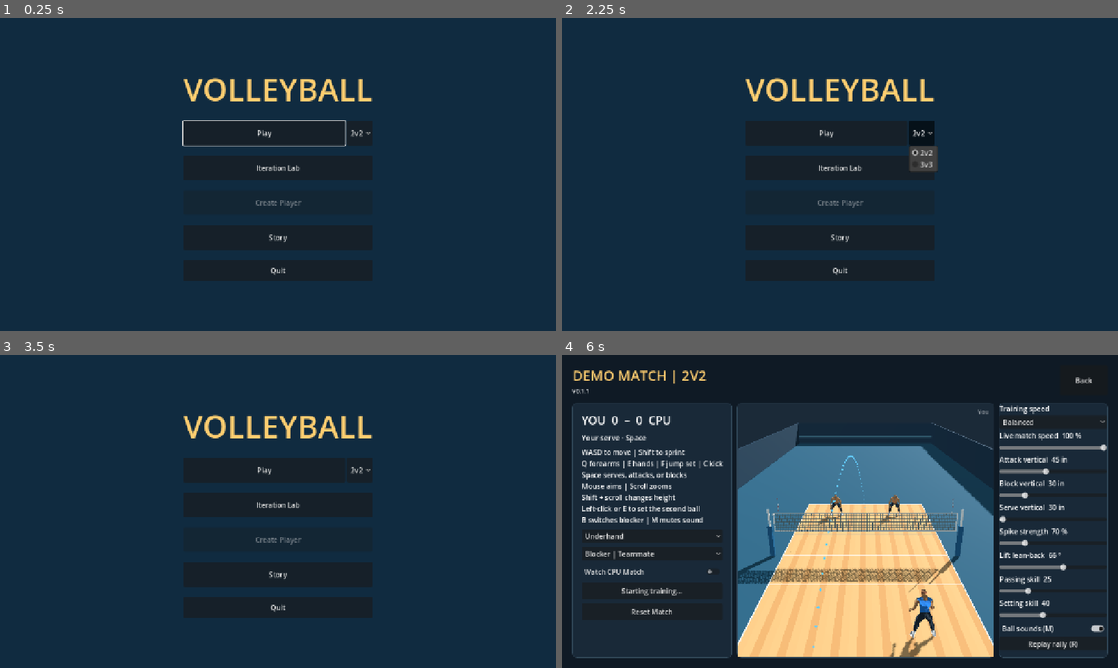
Above: before the commit, frames 1-4 (two rows, left to right).
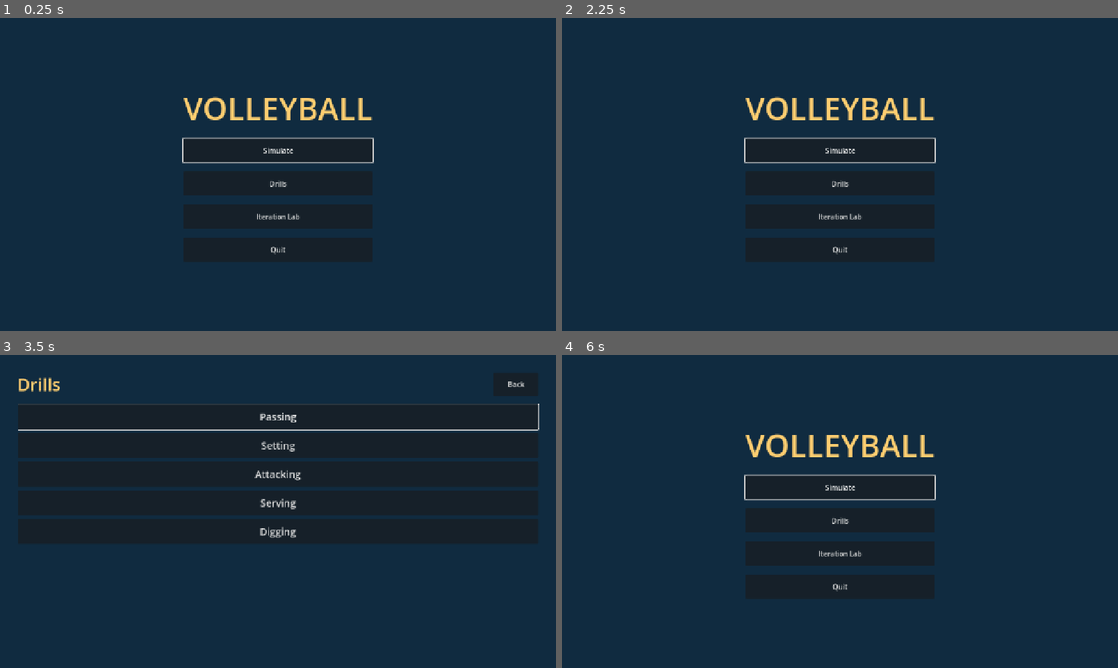
Above: after the commit, the same moments.

Repository: foreandr/volleyball
Game: Godot game, scene res://scenes/main.tscn
Same seed, same stepped clock (60 frames per second), same inputs: the game is played once before the commit and once after it. Sound files missing from this copy of the repository are replaced by a short silence.
Inputs (mouse positions are in pixels of both pictures, inside the frame that each line leads up to):
- Up to frame 1 (0.25 s): no input
- Up to frame 2 (2.25 s): click (840, 149) at 0.5 s, where only the run after the commit has a clickable "Simulate"; click (1084, 43) at 1.25 s, where only the run after the commit has a clickable "Back"; click (923, 133) at 2 s, where only the run before the commit has a clickable "2v2"
- Up to frame 3 (3.5 s): click (278, 520) at 2.75 s, where only the run after the commit has a clickable "Drills"
- Up to frame 4 (6 s): click (1079, 383) at 3.5 s, where only the run after the commit has a clickable "Back"; click "Iteration Lab" at 4.25 s; click "Back" at 5 s; click (828, 470) at 5.75 s, where only the run before the commit has a clickable "Play"

The runs differ from the first frame. In frame 1, 3.3% of the frame differs, in the area x 32-68%, y 19-83%; in frame 2, 3.7%; in frame 3, 3.0%; in frame 4, 66%, in the area x 0-100%, y 0-100%.

Commit message:
Make Simulate CPU-only and add a drill category menu

Diff:
--- /dev/null
+++ b/scenes/drills.tscn
@@ -0,0 +1,12 @@
+[gd_scene load_steps=2 format=3]
+
+[ext_resource type="Script" path="res://scripts/drills_menu.gd" id="1"]
+
+[node name="Drills" type="Control"]
+layout_mode = 3
+anchors_preset = 15
+anchor_right = 1.0
+anchor_bottom = 1.0
+grow_horizontal = 2
+grow_vertical = 2
+script = ExtResource("1")
--- /dev/null
+++ b/scripts/drills_menu.gd
@@ -0,0 +1,105 @@
+extends Control
+
+const CATEGORIES := {
+	"Passing": [],
+	"Setting": [],
+	"Attacking": [],
+	"Serving": [],
+	"Digging": [],
+}
+
+var heading: Label
+var list: VBoxContainer
+var scroll: ScrollContainer
+var back: Button
+var category := ""
+
+func _ready() -> void:
+	var background := ColorRect.new()
+	background.color = Color("102b40")
+	background.set_anchors_and_offsets_preset(Control.PRESET_FULL_RECT)
+	add_child(background)
+
+	var margin := MarginContainer.new()
+	margin.set_anchors_and_offsets_preset(Control.PRESET_FULL_RECT)
+	for side in ["left","right","top","bottom"]:
+		margin.add_theme_constant_override("margin_"+side,40)
+	add_child(margin)
+	var column := VBoxContainer.new()
+	column.add_theme_constant_override("separation",18)
+	margin.add_child(column)
+	var header := HBoxContainer.new()
+	column.add_child(header)
+	heading = Label.new()
+	heading.size_flags_horizontal = Control.SIZE_EXPAND_FILL
+	heading.add_theme_font_size_override("font_size",40)
+	heading.add_theme_color_override("font_color",Color("ffce70"))
+	header.add_child(heading)
+	back = Button.new()
+	back.name = "Back"
+	back.text = "Back"
+	back.custom_minimum_size = Vector2(104,48)
+	back.pressed.connect(go_back)
+	header.add_child(back)
+	scroll = ScrollContainer.new()
+	scroll.size_flags_vertical = Control.SIZE_EXPAND_FILL
+	scroll.horizontal_scroll_mode = ScrollContainer.SCROLL_MODE_DISABLED
+	column.add_child(scroll)
+	list = VBoxContainer.new()
+	list.size_flags_horizontal = Control.SIZE_EXPAND_FILL
+	list.add_theme_constant_override("separation",8)
+	scroll.add_child(list)
+	show_categories()
+
+func clear_list() -> void:
+	for entry in list.get_children():
+		list.remove_child(entry)
+		entry.queue_free()
+	scroll.scroll_vertical = 0
+
+func show_categories() -> void:
+	var previous := category
+	category = ""
+	heading.text = "Drills"
+	clear_list()
+	for name_ in CATEGORIES:
+		var item := add_item(name_,show_category.bind(name_))
+		if name_ == previous or (previous.is_empty() and list.get_child_count() == 1):
+			item.grab_focus()
+
+func show_category(name_: String) -> void:
+	category = name_
+	heading.text = name_+" Drills"
+	clear_list()
+	var drills: Array = CATEGORIES[name_]
+	if drills.is_empty():
+		var empty := Label.new()
+		empty.text = "No drills yet"
+		empty.add_theme_font_size_override("font_size",20)
+		list.add_child(empty)
+		back.grab_focus()
+		return
+	for drill in drills:
+		var scene_path: String = drill.scene
+		add_item(drill.title,func(): get_tree().change_scene_to_file(scene_path))
+	list.get_child(0).grab_focus()
+
+func add_item(title: String, action: Callable) -> Button:
+	var item := Button.new()
+	item.text = title
+	item.custom_minimum_size.y = 58
+	item.add_theme_font_size_override("font_size",23)
+	item.pressed.connect(action)
+	list.add_child(item)
+	return item
+
+func go_back() -> void:
+	if category.is_empty():
+		get_tree().change_scene_to_file("res://scenes/main.tscn")
+	else:
+		show_categories()
+
+func _unhandled_input(event: InputEvent) -> void:
+	if event.is_action_pressed("ui_cancel"):
+		go_back()
+		get_viewport().set_input_as_handled()
--- a/scripts/main.gd
+++ b/scripts/main.gd
@@ -1,70 +1,48 @@
 extends Control
 
 func _ready() -> void:
+	StorySession.ensure_background_training()
 	if not StorySession.demo_launch_consumed and "--demo-match" in OS.get_cmdline_user_args():
 		StorySession.demo_launch_consumed = true
-		StorySession.home_match_size = 2
-		StorySession.home_match_spectator = true
-		get_tree().change_scene_to_file.call_deferred("res://scenes/story_animations.tscn")
+		open_simulation()
 		return
+
 	var background := ColorRect.new()
 	background.color = Color("102b40")
 	background.set_anchors_and_offsets_preset(Control.PRESET_FULL_RECT)
 	add_child(background)
+
 	var center := CenterContainer.new()
 	center.set_anchors_and_offsets_preset(Control.PRESET_FULL_RECT)
 	add_child(center)
 	var column := VBoxContainer.new()
-	column.add_theme_constant_override("separation",24)
+	column.add_theme_constant_override("separation",20)
 	center.add_child(column)
 	var title := Label.new()
 	title.text = "VOLLEYBALL"
 	title.add_theme_font_size_override("font_size",72)
 	title.add_theme_color_override("font_color",Color("ffce70"))
 	column.add_child(title)
-	var play := Button.new()
-	play.name = "Play"
-	play.text = "Play"
-	play.custom_minimum_size.y = 56
-	var match_size := OptionButton.new()
-	match_size.name = "MatchSize"
-	match_size.add_item("2v2",2)
-	match_size.add_item("3v3",3)
-	match_size.select(0)
-	play.pressed.connect(func():
-		StorySession.home_match_size = match_size.get_selected_id()
-		get_tree().change_scene_to_file("res://scenes/story_animations.tscn"))
-	var play_row := HBoxContainer.new()
-	play.size_flags_horizontal = Control.SIZE_EXPAND_FILL
-	play_row.add_child(play)
-	play_row.add_child(match_size)
-	column.add_child(play_row)
-	var lab := Button.new()
-	lab.name = "IterationLab"
-	lab.text = "Iteration Lab"
-	lab.custom_minimum_size.y = 56
-	lab.pressed.connect(func(): get_tree().change_scene_to_file("res://scenes/iteration_lab.tscn"))
-	column.add_child(lab)
-	var create := Button.new()
-	create.name = "Create"
-	create.text = "Create Player"
-	create.disabled = true
-	create.custom_minimum_size.y = 56
-	create.pressed.connect(func(): StorySession.cancel_creation(); get_tree().change_scene_to_file("res://scenes/create.tscn"))
-	column.add_child(create)
-	var story := Button.new()
-	story.name = "Story"
-	story.text = "Story"
-	story.custom_minimum_size.y = 56
-	story.pressed.connect(func(): get_tree().change_scene_to_file("res://scenes/story.tscn"))
-	column.add_child(story)
-	play.grab_focus()
-	var quit := Button.new()
-	quit.text = "Quit"
-	quit.custom_minimum_size.y = 48
-	quit.pressed.connect(func(): get_tree().quit())
-	column.add_child(quit)
+
+	var simulate := add_menu_button(column,"Simulate","Simulate",open_simulation)
+	add_menu_button(column,"Drills","Drills",func(): get_tree().change_scene_to_file("res://scenes/drills.tscn"))
+	add_menu_button(column,"IterationLab","Iteration Lab",func(): get_tree().change_scene_to_file("res://scenes/iteration_lab.tscn"))
+	add_menu_button(column,"Quit","Quit",func(): get_tree().quit())
+	simulate.grab_focus()
+
+func add_menu_button(parent: VBoxContainer, id: String, title: String, action: Callable) -> Button:
+	var item := Button.new()
+	item.name = id
+	item.text = title
+	item.custom_minimum_size.y = 56
+	item.pressed.connect(action)
+	parent.add_child(item)
+	return item
+
+func open_simulation() -> void:
+	StorySession.open_home_simulation = true
+	get_tree().change_scene_to_file.call_deferred("res://scenes/story_animations.tscn")
 
 func _unhandled_input(event: InputEvent) -> void:
-	if event is InputEventKey and event.pressed and event.keycode == KEY_ESCAPE:
+	if event.is_action_pressed("ui_cancel"):
 		get_tree().quit()
--- a/scripts/story_animations.gd
+++ b/scripts/story_animations.gd
@@ -26,9 +26,6 @@
 var blocking_practice: Node3D
 var defense_active := false
 var demo_match: Node3D
-var match_training: Button
-var match_training_poll := 0.0
-var match_block_choice: OptionButton
 var blocking_frame: Node3D
 var underhand_serve: Node3D
 var serve_opponents: Node3D
@@ -75,7 +72,6 @@
 var reception_review: VBoxContainer
 var setting_drill: Node3D
 var attack_position_panel: PanelContainer
-var match_sound: CheckButton
 var match_replay_panel: VBoxContainer
 var match_replay_seek: HSlider
 var match_replay_button: Button
@@ -114,13 +110,10 @@
 	preview_camera.fov = 42.0
 	preview_camera.far = 150.0
 	if not StorySession.lab_replay_path.is_empty(): call_deferred("open_lab_replay")
-	if StorySession.home_match_size > 0:
-		var size := StorySession.home_match_size
-		var cpu_only := StorySession.home_match_spectator
-		StorySession.home_match_size = 0
-		StorySession.home_match_spectator = false
+	if StorySession.open_home_simulation:
+		StorySession.open_home_simulation = false
 		match_from_home = true
-		start_demo_match.call_deferred(size,true,cpu_only)
+		start_demo_match.call_deferred()
 	if not StorySession.animation_return.is_empty():
 		var destination: Dictionary = StorySession.animation_return.duplicate()
 		StorySession.animation_return.clear()
@@ -255,7 +248,7 @@
 	content.add_child(match_button)
 	content.add_child(button("Iteration Lab",func(): get_tree().change_scene_to_file("res://scenes/iteration_lab.tscn")))
 
-func start_demo_match(team_size := 2, learn_from_demo := true, cpu_only := false, mirror_blue_right := true) -> void:
+func start_demo_match(team_size := 2, learn_from_demo := true, _cpu_only := true, mirror_blue_right := true) -> void:
 	stop_blocking_practice()
 	stop_serving_session()
 	stop_setting_drill()
@@ -266,52 +259,25 @@
 	right_panel.hide()
 	angle_control.hide()
 	clear_content()
-	set_title("DEMO MATCH | %dV%d" % [team_size,team_size])
+	set_title("SIMULATE")
 	selected_category = "Demo Match"
 	var board := label("",26)
 	content.add_child(board)
 	var status := label("",17)
 	status.autowrap_mode = TextServer.AUTOWRAP_WORD_SMART
 	content.add_child(status)
-	content.add_child(label("WASD to move | Shift to sprint\nQ forearms | E hands | F jump set | C kick\nSpace serves, attacks, or blocks\nMouse aims | Scroll zooms\nShift + scroll changes height\nLeft-click or E to set the second ball\nB switches blocker | M mutes sound",16))
-	var styles := OptionButton.new()
-	for title in ["Underhand","Standing float","Jump float","Spin serve"]: styles.add_item(title)
-	styles.focus_mode = Control.FOCUS_NONE
-	content.add_child(styles)
-	match_block_choice = OptionButton.new()
-	match_block_choice.add_item("Blocker | Teammate")
-	match_block_choice.add_item("Blocker | You")
-	match_block_choice.focus_mode = Control.FOCUS_NONE
-	content.add_child(match_block_choice)
-	match_block_choice.item_selected.connect(func(index: int): demo_match.set_player_blocks(index == 1))
-	var watch := CheckButton.new()
-	watch.name = "WatchCPUMatch"
-	watch.text = "Watch CPU Match"
-	watch.focus_mode = Control.FOCUS_NONE
-	content.add_child(watch)
-	watch.toggled.connect(func(enabled: bool):
-		demo_match.set_spectator(enabled)
-		preview.grab_focus())
-	match_training = button("Start background training",toggle_match_training)
-	match_training.name = "MatchTraining"
-	match_training.focus_mode = Control.FOCUS_NONE
-	content.add_child(match_training)
-	if learn_from_demo and DisplayServer.get_name() != "headless" and not StorySession.iteration_run.status().running:
-		StorySession.iteration_run.start(0)
-	refresh_match_training()
-	content.add_child(button("Reset Match",func():
-		demo_match.reset_match()
-		preview.grab_focus()))
+	if learn_from_demo:
+		StorySession.ensure_background_training()
 	demo_match = preload("res://scripts/volleyball_match.gd").new()
+	demo_match.spectator = true
 	if learn_from_demo:
 		demo_match.win_score = 21
 		demo_match.auto_rematch = true
 	preview_player.get_parent().add_child(demo_match)
 	demo_match.configure(preview_player,board,status,build_label,team_size,learn_from_demo,mirror_blue_right)
 	demo_match.review_flagged.connect(show_marker_popup)
-	if cpu_only: watch.button_pressed = true
+	demo_match.set_ball_sound(false)
 	show_match_tuning()
-	styles.item_selected.connect(func(index: int): demo_match.set_serve_style(index))
 	player_controls.locomotion = ""
 	player_controls.setter_travel = Vector3.ZERO
 	player_controls.indicator.text = "You"
@@ -319,27 +285,6 @@
 	setting_camera_focus = Vector3(0.0,1.55,3.9)
 	preview_camera.look_at(setting_camera_focus)
 	preview.grab_focus()
-
-func toggle_match_training() -> void:
-	var run := StorySession.iteration_run
-	var state := run.status()
-	var changed := run.stop() if state.running else run.start(0)
-	if changed: refresh_match_training()
-	else: match_training.text = "Could not stop training" if state.running else "Could not start training"
-	preview.grab_focus()
-
-func refresh_match_training() -> void:
-	match_training_poll = 0.8
-	var state := StorySession.iteration_run.status()
-	match_training.disabled = state.state == "stopping"
-	if state.state == "stopping":
-		match_training.text = "Stopping training…"
-	elif state.state == "starting":
-		match_training.text = "Starting training…"
-	elif state.running:
-		match_training.text = "Stop training  ·  %d saved" % int(state.get("saved_matches",0))
-	else:
-		match_training.text = "Start background training"
 
 func show_match_tuning() -> void:
 	attack_position_panel = panel()
@@ -360,21 +305,14 @@
 		func(value: float): demo_match.block_vertical = value)
 	add_attack_tuning_slider(tuning,"Serve vertical","MatchServeVertical","in",30,65,1,demo_match.serve_vertical,demo_match.set_serve_vertical)
 	add_attack_tuning_slider(tuning,"Spike strength","MatchSpikeStrength","%",40,175,5,demo_match.spike_strength*100.0,demo_match.set_spike_strength)
-	add_attack_tuning_slider(tuning,"Lift lean-back","MatchAttackLiftLean","°",0,110,1,demo_match.attack_lift_lean,demo_match.set_attack_lift_lean)
 	add_attack_tuning_slider(tuning,"Passing skill","MatchPassingSkill","",0,100,1,demo_match.passing_skill,
 		func(value: float): demo_match.passing_skill = value)
 	add_attack_tuning_slider(tuning,"Setting skill","MatchSettingSkill","",0,100,1,demo_match.setting_skill,
 		func(value: float): demo_match.setting_skill = value)
-	match_sound = CheckButton.new()
-	match_sound.text = "Ball sounds (M)"
-	match_sound.focus_mode = Control.FOCUS_NONE
-	match_sound.button_pressed = StorySession.match_preference("sound",true)
-	StorySession.attack_ball_audio_muted = not match_sound.button_pressed
-	AudioServer.set_bus_mute(AudioServer.get_bus_index("Master"),not match_sound.button_pressed)
-	match_sound.toggled.connect(func(enabled: bool):
-		StorySession.save_match_preference("sound",enabled)
-		demo_match.set_ball_sound(enabled))
-	tuning.add_child(match_sound)
+	tuning.add_child(button("Reset Match",func():
+		demo_match.reset_match()
+		update_match_replay_controls()
+		preview.grab_focus()))
 
 	match_replay_button = Button.new()
 	match_replay_button.text = "Replay rally (R)"
@@ -461,7 +399,6 @@
 	attack_position_panel.hide()
 	attack_position_panel.queue_free()
 	attack_position_panel = null
-	match_sound = null
 
 func select_category(category: String) -> void:
 	category = Catalog.category_name(category)
@@ -1212,9 +1149,6 @@
 	pass_timing_cue.hide()
 	if is_instance_valid(demo_match):
 		demo_match.tick_match(delta,player_controls)
-		if is_instance_valid(match_training):
-			match_training_poll -= delta
-			if match_training_poll <= 0.0: refresh_match_training()
 		if demo_match.replay.active:
 			move_match_replay_camera(delta)
 			update_match_replay_controls()
@@ -1633,21 +1567,12 @@
 
 func handle_preview_input(event: InputEvent) -> void:
 	if is_instance_valid(demo_match):
-		if event is InputEventMouseMotion:
-			if event.button_mask & MOUSE_BUTTON_MASK_MIDDLE:
-				orbit_setting_camera(event.relative)
-			elif not demo_match.replay.active:
-				var hit: Variant = attack_floor_point(event.position)
-				if hit is Vector3: demo_match.set_aim(hit)
-		elif not demo_match.replay.active and event is InputEventMouseButton and event.pressed and event.button_index == MOUSE_BUTTON_LEFT:
-			var hit: Variant = attack_floor_point(event.position)
-			if hit is Vector3: demo_match.set_aim(hit)
-			demo_match.click_set()
+		if event is InputEventMouseMotion and (event.button_mask & MOUSE_BUTTON_MASK_MIDDLE):
+			orbit_setting_camera(event.relative)
 			preview.accept_event()
 		elif event is InputEventMouseButton and event.pressed and event.button_index in [MOUSE_BUTTON_WHEEL_UP,MOUSE_BUTTON_WHEEL_DOWN]:
 			var wheel := (1.0 if event.button_index == MOUSE_BUTTON_WHEEL_UP else -1.0)*maxf(0.1,event.factor)
-			if event.shift_pressed and not demo_match.replay.active: demo_match.change_arc(wheel*0.20)
-			else: zoom_attack_camera(wheel)
+			zoom_attack_camera(wheel)
 			preview.accept_event()
 		return
 	if is_instance_valid(blocking_practice):
@@ -2043,38 +1968,21 @@
 		var previous := selected_category
 		show_categories()
 		if category_buttons.has(previous): category_buttons[previous].grab_focus()
-	else: get_tree().change_scene_to_file("res://scenes/story.tscn")
+	else: get_tree().change_scene_to_file("res://scenes/main.tscn")
 
 func _input(event: InputEvent) -> void:
 	if is_instance_valid(demo_match) and event is InputEventKey:
-		if event.echo: return
-		if event.keycode == KEY_R and event.pressed:
-			toggle_match_replay()
-			get_viewport().set_input_as_handled()
-			return
-		if demo_match.replay.active and event.keycode in [KEY_Q,KEY_E,KEY_I,KEY_F,KEY_C,KEY_B,KEY_SPACE]:
-			if event.keycode == KEY_SPACE and event.pressed: toggle_match_replay_playback()
-			get_viewport().set_input_as_handled()
-			return
-		if event.keycode == KEY_SPACE:
-			demo_match.input_space(event.pressed)
-			get_viewport().set_input_as_handled()
-		elif event.pressed:
-			match event.keycode:
-				KEY_Q: demo_match.input_receive(0)
-				KEY_E, KEY_I: demo_match.input_receive(1)
-				KEY_F: demo_match.input_receive(2)
-				KEY_C: demo_match.input_kick()
-				KEY_B:
-					var index := 0 if demo_match.player_blocks else 1
-					match_block_choice.select(index)
-					demo_match.set_player_blocks(index == 1)
-				KEY_M: match_sound.button_pressed = not match_sound.button_pressed
-				KEY_F8:
-					if demo_match.mark_trace(): show_marker_popup()
-				KEY_ESCAPE: open_menu()
-		if event.keycode in [KEY_Q,KEY_E,KEY_I,KEY_F,KEY_C,KEY_B,KEY_M,KEY_F8,KEY_ESCAPE]:
-			get_viewport().set_input_as_handled()
+		if not event.pressed or event.echo: return
+		match event.keycode:
+			KEY_R: toggle_match_replay()
+			KEY_SPACE:
+				if not demo_match.replay.active: return
+				toggle_match_replay_playback()
+			KEY_F8:
+				if demo_match.mark_trace(): show_marker_popup()
+			KEY_ESCAPE: open_menu()
+			_: return
+		get_viewport().set_input_as_handled()
 		return
 	if is_instance_valid(blocking_practice) and event is InputEventKey:
 		if event.echo: return
--- a/scripts/story_session.gd
+++ b/scripts/story_session.gd
@@ -120,8 +120,7 @@
 var preview_hash := 0
 var preview_path := "user://preview_setup.cfg"
 var lab_replay_path := ""
-var home_match_size := 0
-var home_match_spectator := false
+var open_home_simulation := false
 var demo_launch_consumed := false
 var iteration_run := preload("res://scripts/iteration_run.gd").new()
 const PREVIEW_FIELDS := ["pass_start","pass_distance","pass_output_angle","incoming_speed","incoming_angle","feed_spot" …(194 unchanged characters)…
@@ -135,6 +134,10 @@
 	if config.load(preview_path)==OK:
 		for field in PREVIEW_FIELDS:
 			if config.has_section_key("preview",field): set(field,config.get_value("preview",field))
+
+func ensure_background_training() -> void:
+	if DisplayServer.get_name() != "headless" and not iteration_run.status().running:
+		iteration_run.start(0)
 
 func match_preference(key: String, fallback: Variant) -> Variant:
 	return match_preferences.get_value("match",key,fallback)
--- a/scripts/volleyball_match.gd
+++ b/scripts/volleyball_match.gd
@@ -2239,7 +2239,7 @@
 	player_label.visible = not spectator
 	for index in players.size():
 		key_labels[index].global_position = players[index].global_position+Vector3.UP*(2.43 if is_human(index) else 2.18)
-		key_labels[index].visible = match_clock < key_until[index]
+		key_labels[index].visible = not spectator and match_clock < key_until[index]
 	var show_guide := not spectator and (phase == Phase.LIVE or (phase == Phase.READY and server_index() != 0))
 	trajectory_node.visible = show_guide
 	aim_ring.visible = show_guide
